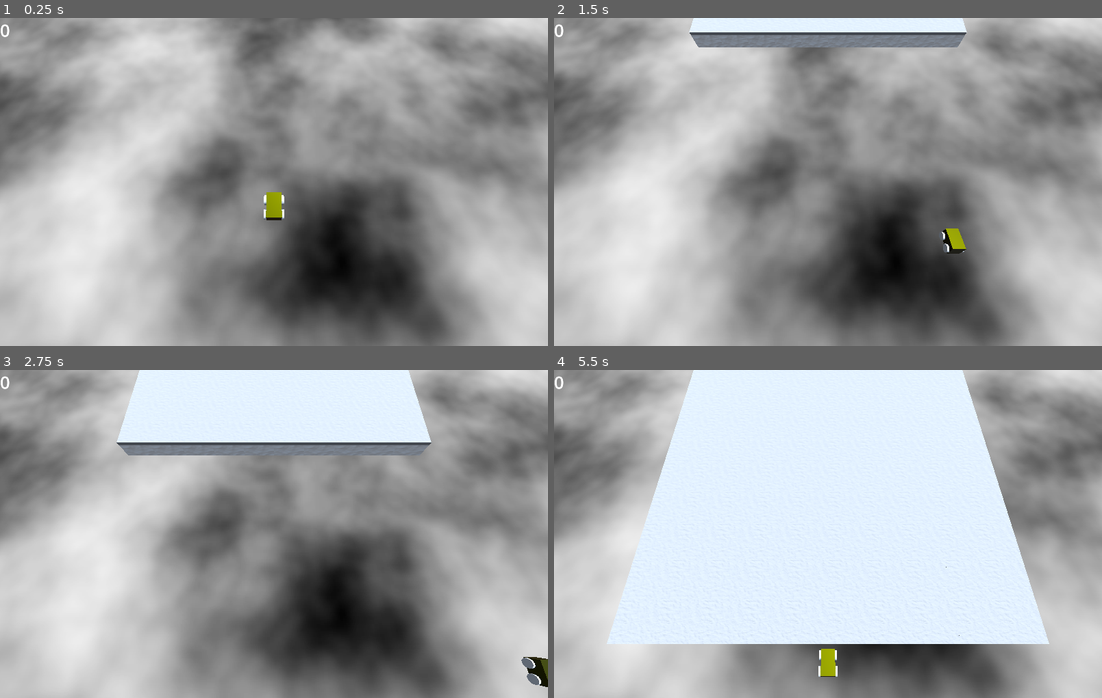
Above: before the commit, frames 1-4 (two rows, left to right).
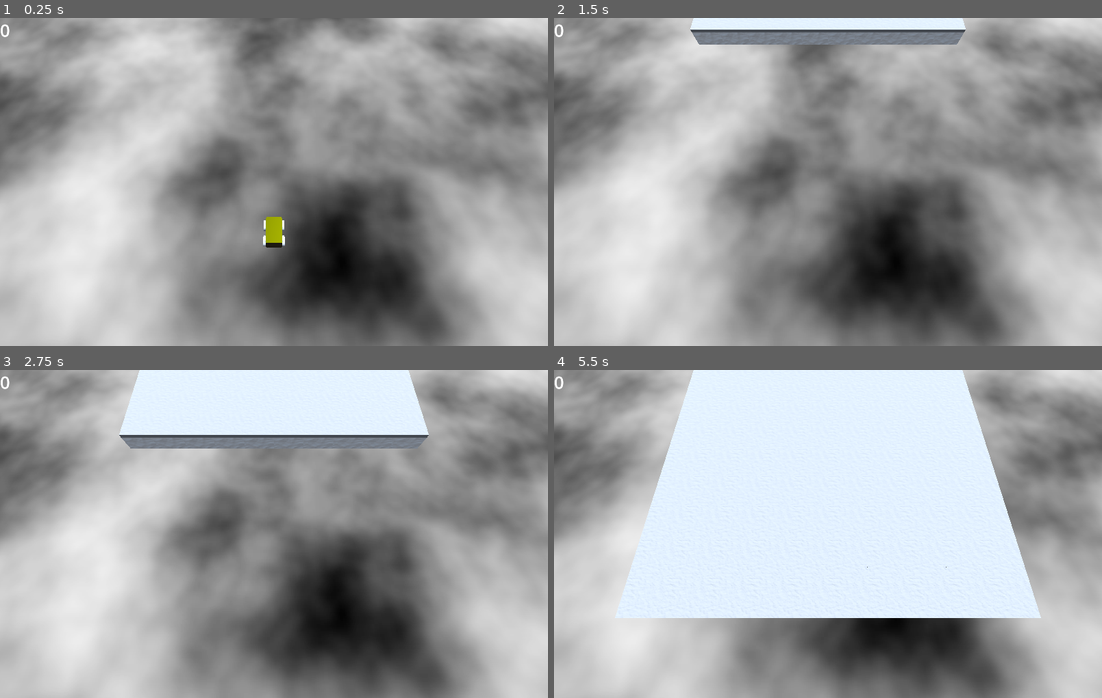
Above: after the commit, the same moments.

Repository: Blubtastic/minesweeper_2
Game: Godot game, scene res://Main.tscn
Same seed, same stepped clock (60 frames per second), same inputs: the game is played once before the commit and once after it.
Inputs:
- Up to frame 1 (0.25 s): no input
- Up to frame 2 (1.5 s): tap Enter (ui_accept) at 0.5, 0.77 s; hold Right (ui_right) 0.53-1.28 s; hold Down (ui_down) from 1.28 s (still down)
- Up to frame 3 (2.75 s): tap Enter (ui_accept) at 1.52 s; release Down (ui_down) at 2.03 s; hold Right (ui_right) from 2.03 s (still down)
- Up to frame 4 (5.5 s): release Right (ui_right) at 2.78 s; hold Up (ui_up) 2.78-3.53 s; tap Enter (ui_accept) at 3.02, 3.77, 4.52 s; hold Left (ui_left) 3.53-5.03 s; hold Down (ui_down) from 5.03 s (still down)

The runs differ from the first frame. In frame 1, 0.6% of the frame differs, in the area x 48-52%, y 53-70%; in frame 2, 1.5%; in frame 3, 3.0%; in frame 4, 6.3%, in the area x 9-91%, y 60-94%.

Commit message:
feat: score label and world speed

Diff:
--- a/cube_chunk.gd
+++ b/cube_chunk.gd
@@ -14,8 +14,8 @@
 	spawn_grid()
 	set_mines()
 
-func _process(delta):
-	move_and_collide(Vector3(0, 0, 0.07))
+func _physics_process(delta):
+	move_and_collide(Vector3(0, 0, Globals.world_speed*delta))
 
 func spawn_grid():
 	for w in range(GRID_WIDTH):
--- a/globals.gd
+++ b/globals.gd
@@ -1,6 +1,7 @@
 extends Node
 
 var score = 0
+var world_speed = 2
 
 func _physics_process(delta: float) -> void:
 	if Input.is_action_pressed("restart"):
--- a/shared/cube/Cube.tscn
+++ b/shared/cube/Cube.tscn
@@ -65,6 +65,31 @@
 streams_count = 1
 stream_0/stream = ExtResource("9_fg1ko")
 
+[sub_resource type="FastNoiseLite" id="FastNoiseLite_07cae"]
+fractal_lacunarity = 20.0
+
+[sub_resource type="NoiseTexture2D" id="NoiseTexture2D_5xbnk"]
+noise = SubResource("FastNoiseLite_07cae")
+
+[sub_resource type="StandardMaterial3D" id="StandardMaterial3D_gsoh2"]
+transparency = 1
+vertex_color_use_as_albedo = true
+emission = Color(0, 1, 0, 1)
+normal_texture = SubResource("NoiseTexture2D_5xbnk")
+
+[sub_resource type="TextMesh" id="TextMesh_aluua"]
+material = SubResource("StandardMaterial3D_gsoh2")
+text = "10"
+font_size = 82
+
+[sub_resource type="Curve" id="Curve_ovcfe"]
+_data = [Vector2(0, 0), 0.0, 0.0, 0, 0, Vector2(0.195652, 1), 0.0, 0.0, 0, 0, Vector2(0.970109, 1), 0.0, 0.0, 0, 0, Vector2(1, 0), 0.0, 0.0, 0, 0]
+point_count = 4
+
+[sub_resource type="Gradient" id="Gradient_cvqp5"]
+offsets = PackedFloat32Array(0, 0.677419, 1)
+colors = PackedColorArray(0, 1, 0, 1, 0, 0.380392, 0, 1, 0, 0.380392, 0, 0)
+
 [node name="Cube" type="StaticBody3D" groups=["cubes"]]
 transform = Transform3D(1, 0, 0, 0, 1, 0, 0, 0, 1, 0.5, 0.5, 0.5)
 collision_layer = 13
@@ -152,8 +177,26 @@
 
 [node name="Score" type="Label3D" parent="."]
 transform = Transform3D(1, 0, 0, 0, 0.939693, 0.34202, 0, -0.34202, 0.939693, 0, 1, 0)
+visible = false
 modulate = Color(0, 1, 0, 1)
 font_size = 104
+
+[node name="ScoreCpuParticles" type="CPUParticles3D" parent="."]
+transform = Transform3D(1, 0, 0, 0, 0.707107, 0.707107, 0, -0.707107, 0.707107, 0, 0.865572, 0)
+emitting = false
+amount = 1
+one_shot = true
+local_coords = true
+mesh = SubResource("TextMesh_aluua")
+direction = Vector3(0, 1, 1)
+spread = 0.0
+gravity = Vector3(0, 0, 0)
+initial_velocity_min = 0.75
+initial_velocity_max = 0.75
+damping_min = 0.75
+damping_max = 0.75
+scale_amount_curve = SubResource("Curve_ovcfe")
+color_ramp = SubResource("Gradient_cvqp5")
 
 [connection signal="input_event" from="." to="." method="_on_input_event"]
 [connection signal="mouse_entered" from="." to="." method="_on_mouse_entered"]
--- a/shared/cube/cube.gd
+++ b/shared/cube/cube.gd
@@ -13,7 +13,7 @@
 @onready var mine_sprite: Sprite3D = $Mine
 @onready var flag_sprite: Sprite3D = $Flag
 @onready var top_mesh: MeshInstance3D = $TopMesh
-@onready var score_label: Label3D = $Score
+@onready var score_cpu_particles: CPUParticles3D = $ScoreCpuParticles
 
 var is_bomb: bool = false
 var has_exploded: bool = false
@@ -80,4 +80,5 @@
 	display_score(points)
 
 func display_score(points: int):
-	score_label.text = str(points)
+	score_cpu_particles.emitting = true
+	#score_label.text = str(points)
--- a/shared/player/Player.tscn
+++ b/shared/player/Player.tscn
@@ -1,7 +1,6 @@
-[gd_scene load_steps=20 format=3 uid="uid://dqeksnc1bqwgt"]
+[gd_scene load_steps=19 format=3 uid="uid://dqeksnc1bqwgt"]
 
 [ext_resource type="Script" path="res://shared/player/character_body_3d.gd" id="1_fjkuh"]
-[ext_resource type="Script" path="res://shared/player/player_death.gd" id="1_pp3vs"]
 [ext_resource type="Script" path="res://shared/player/fade_emission_gradually.gd" id="3_jlho0"]
 [ext_resource type="PackedScene" uid="uid://drynt1383xlht" path="res://shared/cube/TrailVFX.tscn" id="3_rkr5s"]
 
@@ -75,7 +74,6 @@
 radius = 0.02
 
 [node name="Player" type="Node3D"]
-script = ExtResource("1_pp3vs")
 
 [node name="AlivePlayer" type="CharacterBody3D" parent="."]
 collision_layer = 8
--- a/shared/player/character_body_3d.gd
+++ b/shared/player/character_body_3d.gd
@@ -1,8 +1,8 @@
 extends CharacterBody3D
 
 const SPEED = 4.0
-const FORWARD_SPEED = 2.0
-const BACKWARD_SPEED = 3.0
+const FORWARD_SPEED = 6.0
+const BACKWARD_SPEED = 2.0
 const JUMP_VELOCITY = 8
 var overlapping_cubes
 @onready var hitbox: Area3D = $Area3D
@@ -25,13 +25,13 @@
 	var direction := (transform.basis * Vector3(input_dir.x, 0, input_dir.y)).normalized()
 	if direction:
 		velocity.x = direction.x * SPEED
-		if direction.z > 0:
-			velocity.z = direction.z * BACKWARD_SPEED
-		if direction.z < 0:
-			velocity.z = direction.z * FORWARD_SPEED
+		if direction.z > Globals.world_speed:
+			velocity.z = direction.z * BACKWARD_SPEED + Globals.world_speed
+		if direction.z < Globals.world_speed:
+			velocity.z = direction.z * FORWARD_SPEED + Globals.world_speed
 	else:
 		velocity.x = move_toward(velocity.x, 0, SPEED)
-		velocity.z = move_toward(velocity.z, 0, SPEED)
+		velocity.z = move_toward(velocity.z, Globals.world_speed, SPEED)
 	rotation.z = -velocity.x / 30
 	rotation.x = -velocity.z / 10
 
Not shown: 1 places in shared/cube/Cube.tscn that only renumber resources
